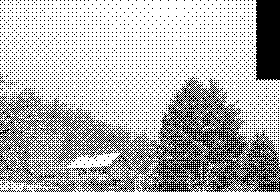
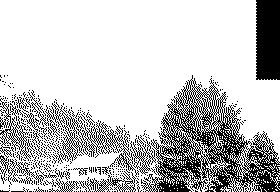
Revision of a layered 280×192 image; what changed, layer by layer:
painted on "Pasted Layer" over [0, 0, 280, 192]
